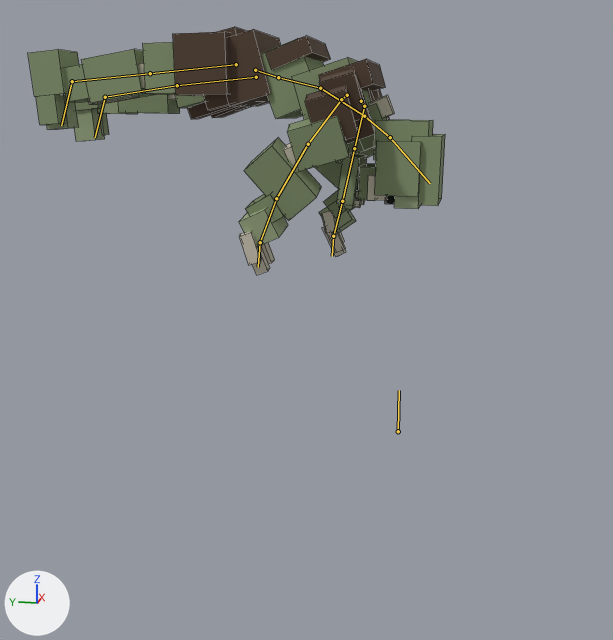
The Blender file assets/characters/zombie/source/model.blend, before and after one commit.
One viewpoint serves both versions: a 50 mm lens placed at (-3.72, -0.31, 1.44), pointed at (-0.02, 0.43, 0.52). Lighting does not change. The marker at lower left points along +X, +Y and +Z. The first picture is the older version. Both versions are drawn at frame 40 of the action 'death'; the numbers are the values there. The bones that bend it are drawn over the model as lines. Mesh edges are drawn as thin lines.

Objects in the first picture: 'Body'.
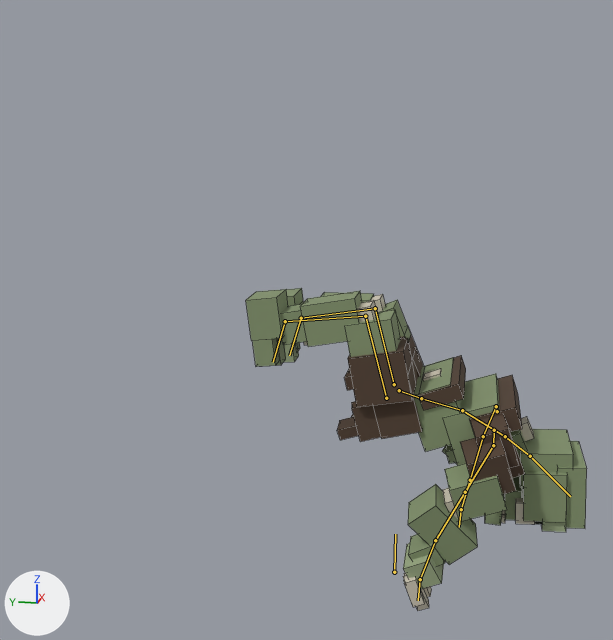
Changed parts and their boxes (x1, y1, x2, y2) in the pictures (613 x 640 px):
'Body', posed (18% narrower, 30% taller): before (28, 27, 445, 275); after (246, 288, 587, 611)
bone 'Root', root to tip: before (398, 431) to (399, 390); after (394, 572) to (395, 534)
bone 'Hips', root to tip: before (255, 70) to (278, 77); after (399, 390) to (421, 398)
bone 'Chest', root to tip: before (320, 88) to (364, 116); after (462, 410) to (505, 436)
bone 'Head', root to tip: before (390, 137) to (430, 183); after (530, 456) to (570, 496)
bone 'Thigh.L', root to tip: before (256, 77) to (177, 85); after (394, 384) to (375, 308)
bone 'Shin.L', root to tip: before (177, 85) to (105, 97); after (375, 308) to (301, 318)
bone 'Thigh.R', root to tip: before (236, 64) to (150, 73); after (386, 398) to (365, 316)
bone 'Shin.R', root to tip: before (150, 73) to (72, 81); after (365, 316) to (285, 321)

The edits, one by one:
Bone 'Root' (bone_root) moves from (0.0, 0.0, 0.0) to (0.0, -0.72, 0.0).
Bone 'Hips' (bone_hips) moves from (0.0, 0.4, -0.87) to (0.0, 0.0, 0.0).
Bone 'Chest' (bone_chest) turns from (10, 0, 0) to (8, 0, 0) degrees about its own x, y and z.
Bone 'Head' (bone_head) turns from (10, 0, 0) to (8, 0, 0) degrees about its own x, y and z.
Bone 'Thigh.L' (bone_thigh_l) turns from (0, 0, 0) to (80, 0, 0) degrees about its own x, y and z.
Bone 'Shin.L' (bone_shin_l) turns from (0, 0, 0) to (-82, 0, 0) degrees about its own x, y and z.
Bone 'Thigh.R' (bone_thigh_r) turns from (0, 0, 0) to (80, 0, 0) degrees about its own x, y and z.
Bone 'Shin.R' (bone_shin_r) turns from (0, 0, 0) to (-82, 0, 0) degrees about its own x, y and z.
